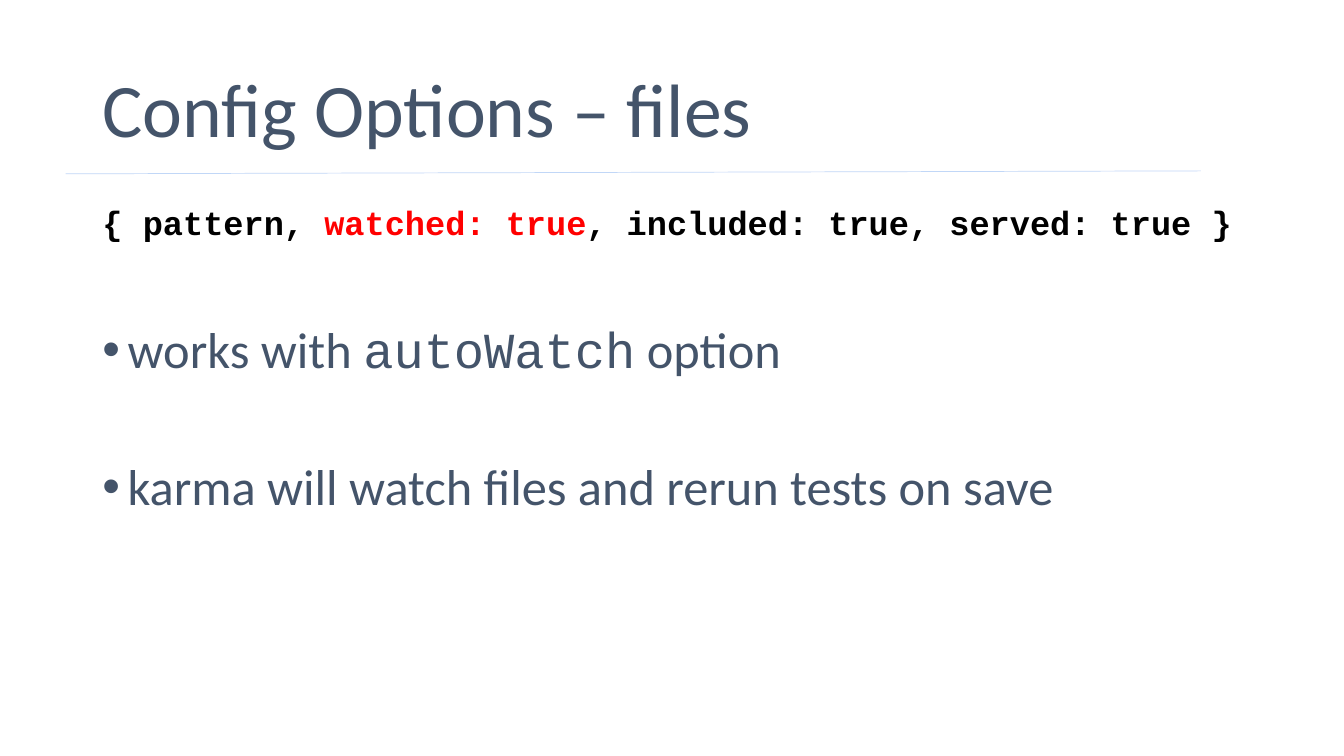
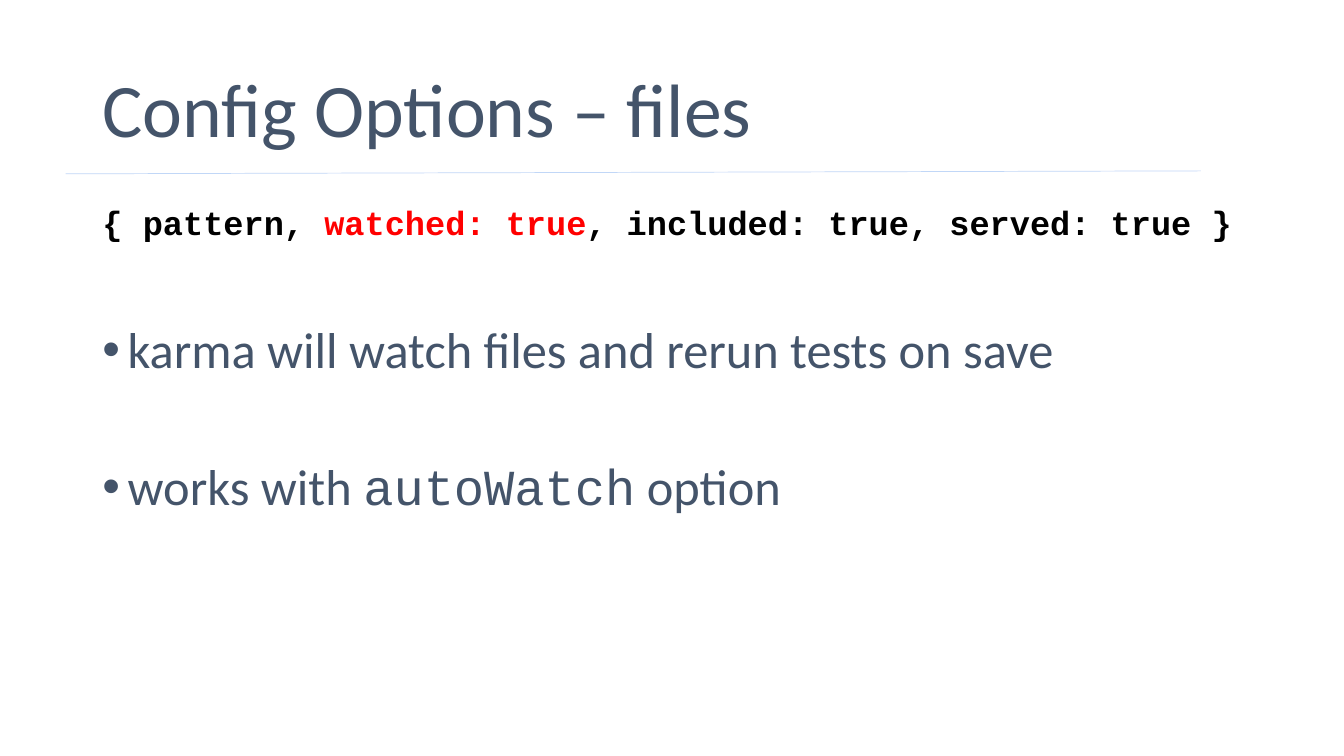
Before and after one commit to phillipskevin/karma-demo, a slide deck: slide 7 of karma-demo-slides.pptx. Drawn at 1344x756 pixels with LibreOffice and Linux fonts; fonts in the diff are those of the drawing. Boxes give left, top, right and bottom in pixels: in the first picture for what was removed or moved away, otherwise in the second. Text is boxed around its words. In the diff, an @@ line names an element or a change of style, - is before the commit and + after.

Commit message:
real final slides

```diff
--- a/karma-demo-slides.pptx
+++ b/karma-demo-slides.pptx
@@ text at [128,333,1053,369]: paragraph added @@
+• karma will watch files and rerun tests on save
@@ text at [128,470,1053,506]: paragraph removed @@
-• karma will watch files and rerun tests on save
```
